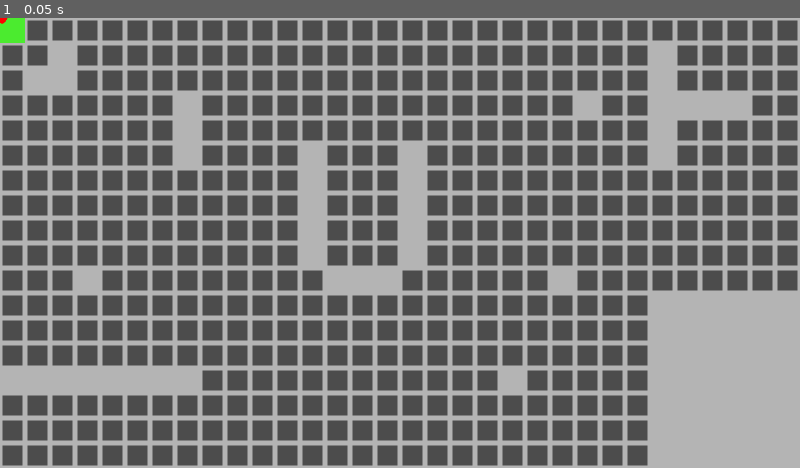
Above: before the commit, frame 1.
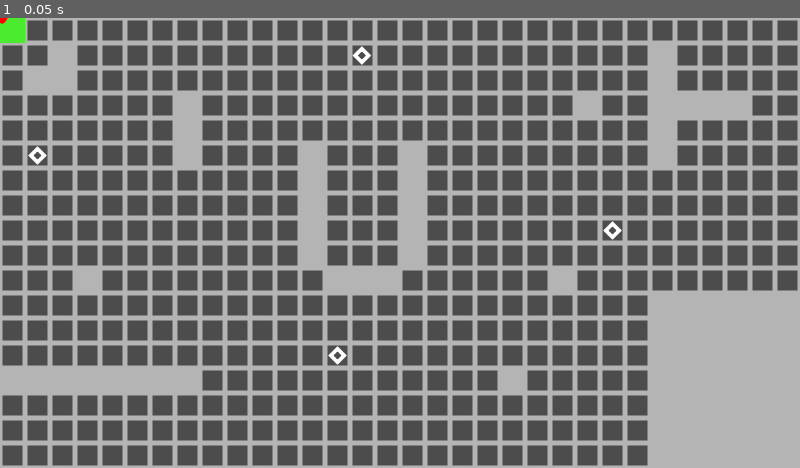
Above: after the commit, the same moment.

Repository: davesilva/ludum-dare-56
Game: Godot game, scene res://game/contexts/gameplay_context/gameplay_context.tscn
Same seed, same stepped clock (60 frames per second), same inputs: the game is played once before the commit and once after it. This scene is started directly instead of the project's main scene.
Inputs:
- Up to frame 1 (0.05 s): no input

The runs differ from the first frame. In frame 1, 0.2% of the frame differs, in the area x 3-78%, y 6-78%.

Commit message:
Obtain a bomb and place it (on client at least)

Diff:
--- a/game/entities/player/player.gd
+++ b/game/entities/player/player.gd
@@ -1,5 +1,7 @@
 extends KinematicBody2D
 class_name Player
+
+export (PackedScene) var bomb_scene
 
 const SPEED = 100.0
 
@@ -8,6 +10,8 @@
 var spawn_point = Vector2()
 
 var player_name = "Player"
+
+var has_bomb = false
 
 func _ready():
 	puppet_pos = position
@@ -25,6 +29,9 @@
 			motion += Vector2(0, -1)
 		if Input.is_action_pressed("standard_move_down"):
 			motion += Vector2(0, 1)
+
+		if Input.is_action_just_pressed("ui_accept") and has_bomb:
+			_place_bomb()
 
 		rset("puppet_motion", motion)
 		rset("puppet_pos", position)
@@ -58,6 +65,17 @@
 			rset("puppet_pos", position)
 
 
+func _place_bomb():
+	var bomb_instance = bomb_scene.instance()
+	if Game.world_service.gameplay_spawn_root:
+		Game.world_service.gameplay_spawn_root.add_child(bomb_instance)
+	else:
+		get_tree().root.add_child(bomb_instance)
+
+	bomb_instance.global_position = global_position
+	has_bomb = false
+
+
 func _on_wave_sequencer_new_value(value):
 	$body_sprite.rotation_degrees = value
 
@@ -65,3 +83,6 @@
 func _on_pickup_hotbox_area_entered(area):
 	if area.is_in_group(Game.groups.hotboxes.pickup_apple):
 		Game.events.player.emit_signal("player_picked_up_apple")
+	elif area.is_in_group(Game.groups.hotboxes.pickup_bomb):
+		has_bomb = true
+		print("picked up bomb")
--- a/game/entities/player/player.tscn
+++ b/game/entities/player/player.tscn
@@ -1,10 +1,11 @@
-[gd_scene load_steps=8 format=2]
+[gd_scene load_steps=9 format=2]
 
 [ext_resource path="res://game/entities/player/mouse-outline.png" type="Texture" id=1]
 [ext_resource path="res://game/entities/player/player.gd" type="Script" id=2]
 [ext_resource path="res://game/entities/player/mouse.png" type="Texture" id=3]
 [ext_resource path="res://addons/first_party/sequencers/float/wave_sequencer.gd" type="Script" id=4]
 [ext_resource path="res://addons/first_party/components/areas/trigger_zone.gd" type="Script" id=5]
+[ext_resource path="res://game/items/bomb.tscn" type="PackedScene" id=6]
 
 [sub_resource type="CapsuleShape2D" id=1]
 radius = 15.0
@@ -16,6 +17,7 @@
 [node name="Player" type="KinematicBody2D"]
 scale = Vector2( 0.5, 0.5 )
 script = ExtResource( 2 )
+bomb_scene = ExtResource( 6 )
 
 [node name="body_sprite" type="Sprite" parent="."]
 texture = ExtResource( 3 )
--- a/game/groups/groups.gd
+++ b/game/groups/groups.gd
@@ -20,6 +20,7 @@
 	const enemy = "group.root.enemy"
 	const snake = "group.root.snake"
 	const apple = "group.root.apple"
+	const pickup_bomb = "group.root.pickup.bomb"
 #	const bullet = "group.root.bullet"
 #	const pickup = "group.root.pickup"
 
@@ -48,6 +49,7 @@
 
 class Hotboxes:
 	const pickup_apple = "group.hotbox.pickup.apple"
+	const pickup_bomb = "group.hotbox.pickup.bomb"
 #	const energy_pickup = "group.hotbox.energy.pickup"
 #	const enemy_fire_zone = "group.hotbox.enemy.fire.zone"
 	pass
--- /dev/null
+++ b/game/items/bomb.gd
@@ -0,0 +1,30 @@
+extends Node2D
+class_name Bomb
+
+export (Color) var black_color
+export (Color) var red_color
+export (Color) var white_color
+
+onready var sprite: Sprite = $sprite
+
+var flashes_remaining = 10
+
+func _ready():
+	sprite.self_modulate = black_color
+
+func _on_flash_sequencer_new_value(value):
+	if flashes_remaining > 5:
+		sprite.self_modulate = red_color if value else black_color
+	elif flashes_remaining == 5:
+		$flash_sequencer.disable()
+		$flash_sequencer.update_time_between_toggles(0.07)
+		$flash_sequencer.enable()
+		sprite.self_modulate = red_color
+	elif flashes_remaining < 5:
+		sprite.self_modulate = white_color if value else red_color
+
+	if value:
+		flashes_remaining -= 1
+
+	if flashes_remaining < 0:
+		queue_free()
--- /dev/null
+++ b/game/items/bomb.tscn
@@ -0,0 +1,23 @@
+[gd_scene load_steps=4 format=2]
+
+[ext_resource path="res://addons/first_party/assets/basic_2d_assets/polygons/circle/circle_filled.png" type="Texture" id=1]
+[ext_resource path="res://game/items/bomb.gd" type="Script" id=2]
+[ext_resource path="res://addons/first_party/sequencers/bool/toggle_sequencer.gd" type="Script" id=3]
+
+[node name="Bomb" type="Node2D"]
+script = ExtResource( 2 )
+black_color = Color( 0.105882, 0.0156863, 0.0156863, 1 )
+red_color = Color( 1, 0.180392, 0.180392, 1 )
+white_color = Color( 1, 0.827451, 0.827451, 1 )
+
+[node name="sprite" type="Sprite" parent="."]
+scale = Vector2( 0.2, 0.2 )
+texture = ExtResource( 1 )
+
+[node name="flash_sequencer" type="Node" parent="."]
+script = ExtResource( 3 )
+starting_value = true
+time_between_toggles = 0.3
+auto_start = true
+
+[connection signal="new_value" from="flash_sequencer" to="." method="_on_flash_sequencer_new_value"]
--- /dev/null
+++ b/game/items/pickup_bomb.gd
@@ -0,0 +1,6 @@
+extends Pickup
+class_name BombPickup
+
+func _ready():
+	add_to_group(Game.groups.roots.pickup_bomb)
+	$pickup_hotbox.add_to_group(Game.groups.hotboxes.pickup_bomb)
--- /dev/null
+++ b/game/items/pickup_bomb.tscn
@@ -0,0 +1,11 @@
+[gd_scene load_steps=4 format=2]
+
+[ext_resource path="res://game/items/pickup.tscn" type="PackedScene" id=1]
+[ext_resource path="res://addons/first_party/assets/basic_2d_assets/polygons/diamond/diamond_heavy.png" type="Texture" id=2]
+[ext_resource path="res://game/items/pickup_bomb.gd" type="Script" id=3]
+
+[node name="BombPickup" instance=ExtResource( 1 )]
+script = ExtResource( 3 )
+
+[node name="sprite" parent="." index="0"]
+texture = ExtResource( 2 )
--- a/game/services/world_service.gd
+++ b/game/services/world_service.gd
@@ -7,7 +7,7 @@
 var WIDTH = 32
 var HEIGHT = 18
 var a_star = AStar2D.new()
-#var top_most_world_node: Node2D = null
+var gameplay_spawn_root: Node2D = null
 
 func initialize_a_star() -> void:
 	var i = 0
--- a/game/world/game_world.tscn
+++ b/game/world/game_world.tscn
@@ -1,8 +1,9 @@
-[gd_scene load_steps=6 format=2]
+[gd_scene load_steps=7 format=2]
 
 [ext_resource path="res://addons/first_party/assets/basic_2d_assets/polygons/square/square_regular_40.png" type="Texture" id=1]
 [ext_resource path="res://addons/first_party/assets/basic_2d_assets/polygons/square/square_filled_40.png" type="Texture" id=2]
 [ext_resource path="res://game/world/game_world.gd" type="Script" id=3]
+[ext_resource path="res://game/items/pickup_bomb.tscn" type="PackedScene" id=4]
 
 [sub_resource type="ConvexPolygonShape2D" id=2]
 points = PoolVector2Array( 0, 0, 40, 0, 40, 40, 0, 40 )
@@ -72,3 +73,21 @@
 position = Vector2( 50, 50 )
 
 [node name="players" type="Node2D" parent="."]
+
+[node name="BombPickup" parent="." instance=ExtResource( 4 )]
+position = Vector2( 540, 540 )
+scale = Vector2( 0.3, 0.3 )
+
+[node name="BombPickup2" parent="." instance=ExtResource( 4 )]
+position = Vector2( 980, 340 )
+scale = Vector2( 0.3, 0.3 )
+
+[node name="BombPickup3" parent="." instance=ExtResource( 4 )]
+position = Vector2( 579, 60 )
+scale = Vector2( 0.3, 0.3 )
+
+[node name="BombPickup4" parent="." instance=ExtResource( 4 )]
+position = Vector2( 60, 220 )
+scale = Vector2( 0.3, 0.3 )
+
+[node name="spawn_root" type="Node2D" parent="."]
--- a/project.godot
+++ b/project.godot
@@ -29,6 +29,16 @@
 "language": "GDScript",
 "path": "res://examples/event_bus_examples/rgb_buddies/blue_sprite.gd"
 }, {
+"base": "Node2D",
+"class": "Bomb",
+"language": "GDScript",
+"path": "res://game/items/bomb.gd"
+}, {
+"base": "Pickup",
+"class": "BombPickup",
+"language": "GDScript",
+"path": "res://game/items/pickup_bomb.gd"
+}, {
 "base": "Component",
 "class": "BoolSequencer",
 "language": "GDScript",
@@ -454,6 +464,8 @@
 "BaseFeedback": "",
 "BaseTweenTransformFeedback2D": "",
 "BlueSprite": "",
+"Bomb": "",
+"BombPickup": "",
 "BoolSequencer": "",
 "CameraService": "",
 "ClickableArea2D": "",
